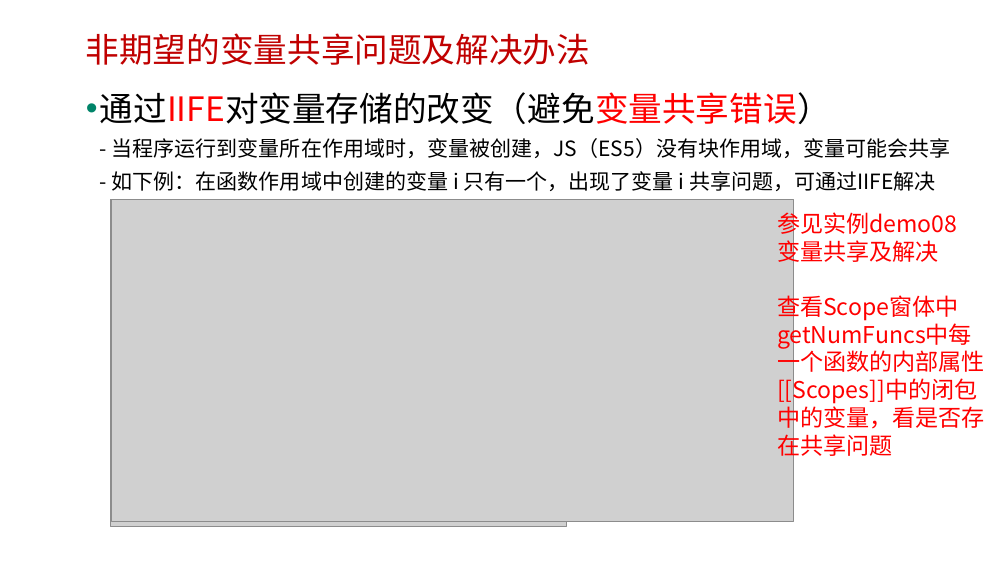
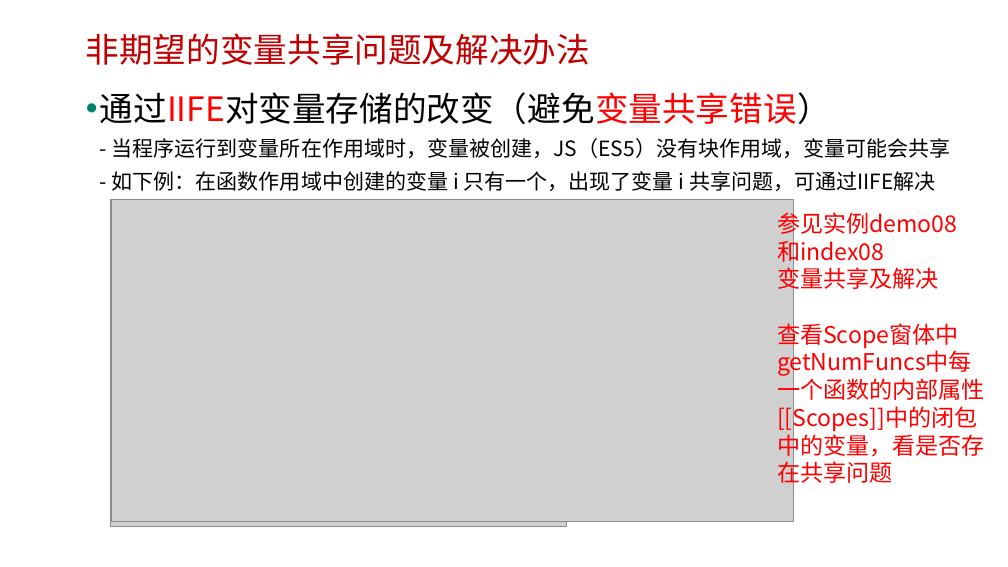
Before and after one commit to edu2act/course-javascript-advanced, a slide deck: slide 25 of 课程PPT/05.JavaScript函数进阶二（ 4、JS作用域及执行上下文 5、IIFE模式）.pptx. Drawn at 1008x567 pixels with LibreOffice and Linux fonts; fonts in the diff are those of the drawing; grey boxes stand for pictures; background and template pictures are left out. Boxes give left, top, right and bottom in pixels: in the first picture for what was removed or moved away, otherwise in the second. Text is boxed around its words. In the diff, an @@ line names an element or a change of style, - is before the commit and + after.

```diff
--- a/课程PPT/05.JavaScript函数进阶二（ 4、JS作用域及执行上下文 5、IIFE模式）.pptx
+++ b/课程PPT/05.JavaScript函数进阶二（ 4、JS作用域及执行上下文 5、IIFE模式）.pptx
@@ text at [777, 209, 957, 293]: text changed @@
-参见实例demo08
-变量共享及解决
+参见实例demo08
+和index08
+变量共享及解决
```
Also in this commit, not shown: 1 other slide changed, 2 other files.
